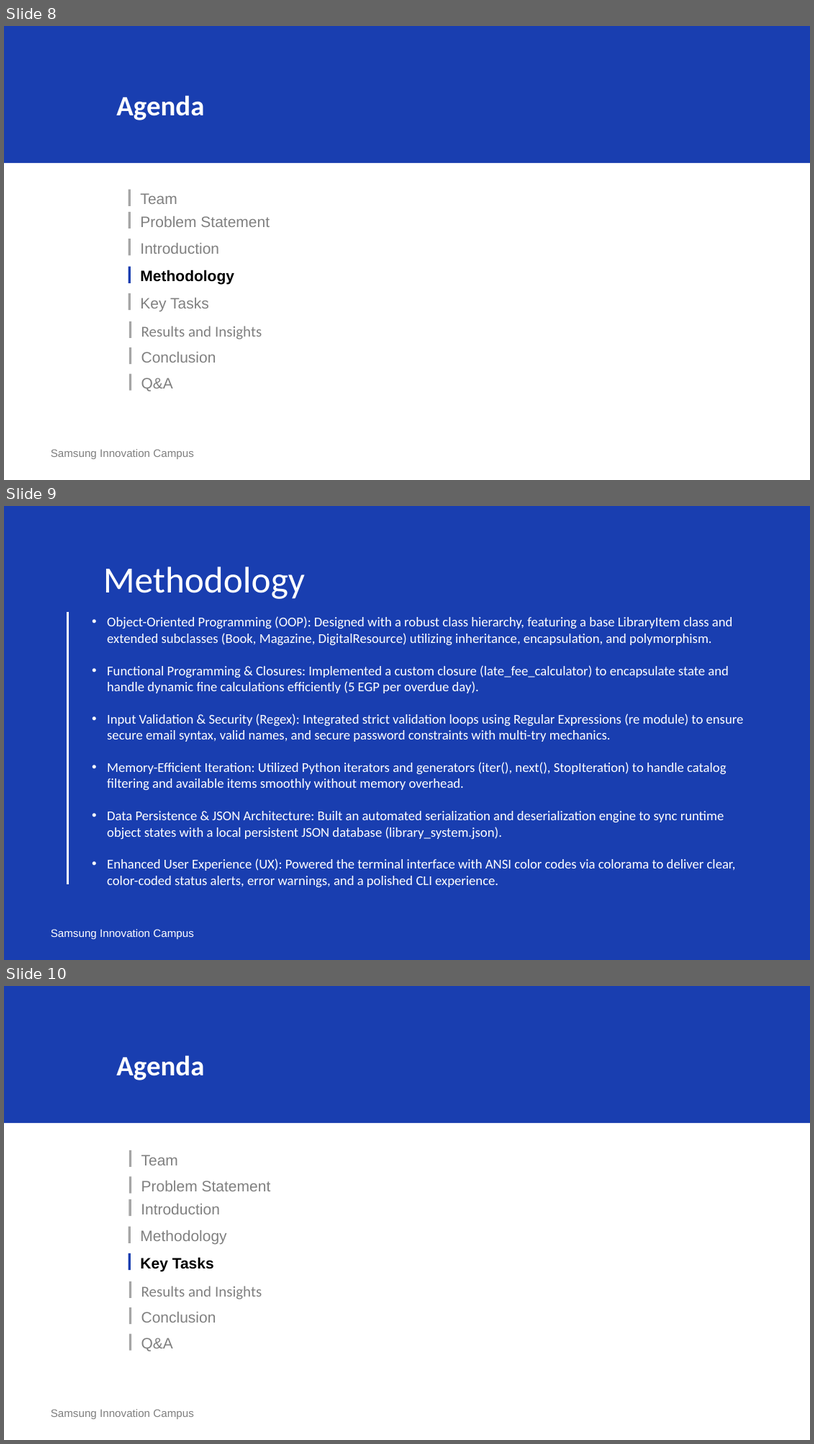
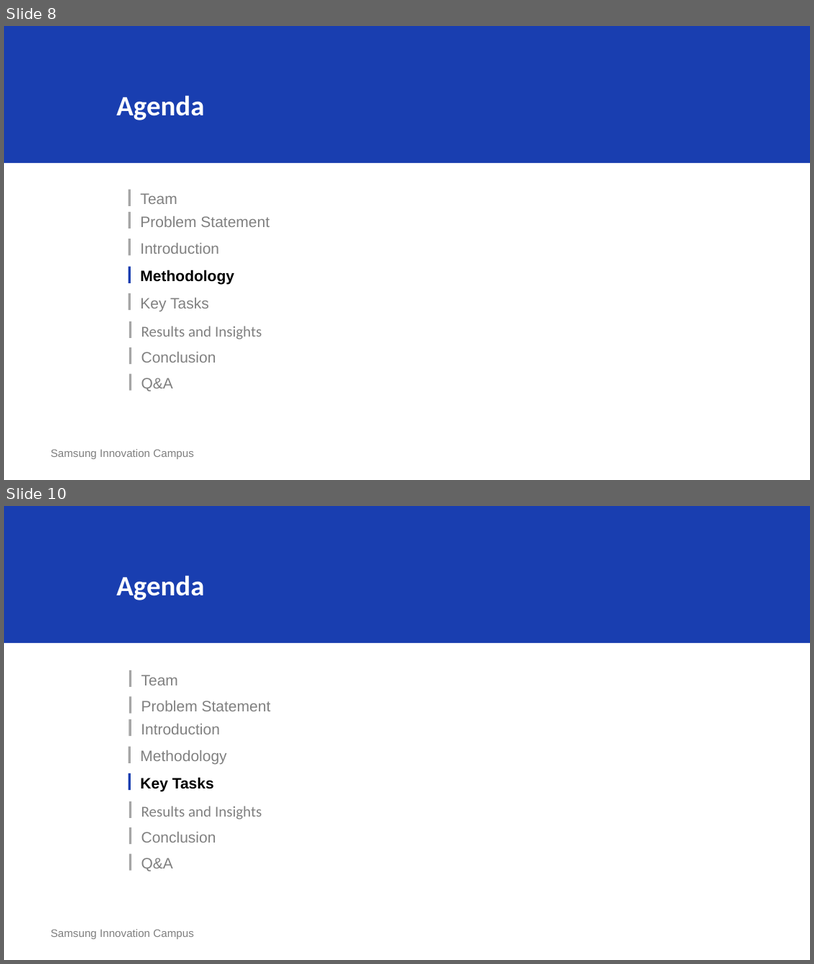
Before and after one commit to HabibaIbrahim6/ch6_project, a slide deck: Workshops_&_Learning_Events_Planner.pptx. Shown one above the other, each under a label of ours: slides 8, 9 and 10 before the commit, slides 8 and 10 after it; the slides between them are not shown. The pictures are 814x1444 and 814x964 pixels, drawn with LibreOffice and Linux fonts; fonts in the diff are those of the drawing. Boxes give left, top, right and bottom in pixels: in the first picture for what was removed or moved away, otherwise in the second. Text is boxed around its words. In the diff, an @@ line names an element or a change of style, - is before the commit and + after.

```diff
--- a/Workshops_&_Learning_Events_Planner.pptx
+++ b/Workshops_&_Learning_Events_Planner.pptx
@@ slide 9 removed at <box>4,506,810,960</box>, background #193EB0 @@
@@ text removed at <box>103,566,305,599</box> @@
-Methodology
@@ line removed from (67, 612) to (67, 884) @@
@@ text removed at <box>107,616,744,887</box> @@
-• Object-Oriented Programming (OOP): Designed with a robust class hierarchy, featuring a base LibraryItem class and extended subclasses (Book, Magazine, DigitalResource) utilizing inheritance, encapsulation, and polymorphism.
-• Functional Programming & Closures: Implemented a custom closure (late_fee_calculator) to encapsulate state and handle dynamic fine calculations efficiently (5 EGP per overdue day).
-• Input Validation & Security (Regex): Integrated strict validation loops using Regular Expressions (re module) to ensure secure email syntax, valid names, and secure password constraints with multi-try mechanics.
-• Memory-Efficient Iteration: Utilized Python iterators and generators (iter(), next(), StopIteration) to handle catalog filtering and available items smoothly without memory overhead.
-• Data Persistence & JSON Architecture: Built an automated serialization and deserialization engine to sync runtime object states with a local persistent JSON database (library_system.json).
-• Enhanced User Experience (UX): Powered the terminal interface with ANSI color codes via colorama to deliver clear, color-coded status alerts, error warnings, and a polished CLI experience.
@@ text removed at <box>51,929,194,939</box> @@
-Samsung Innovation Campus
```
Also in this commit, not shown: 4 slides changed, 19 slides added, 10 other slides removed.
